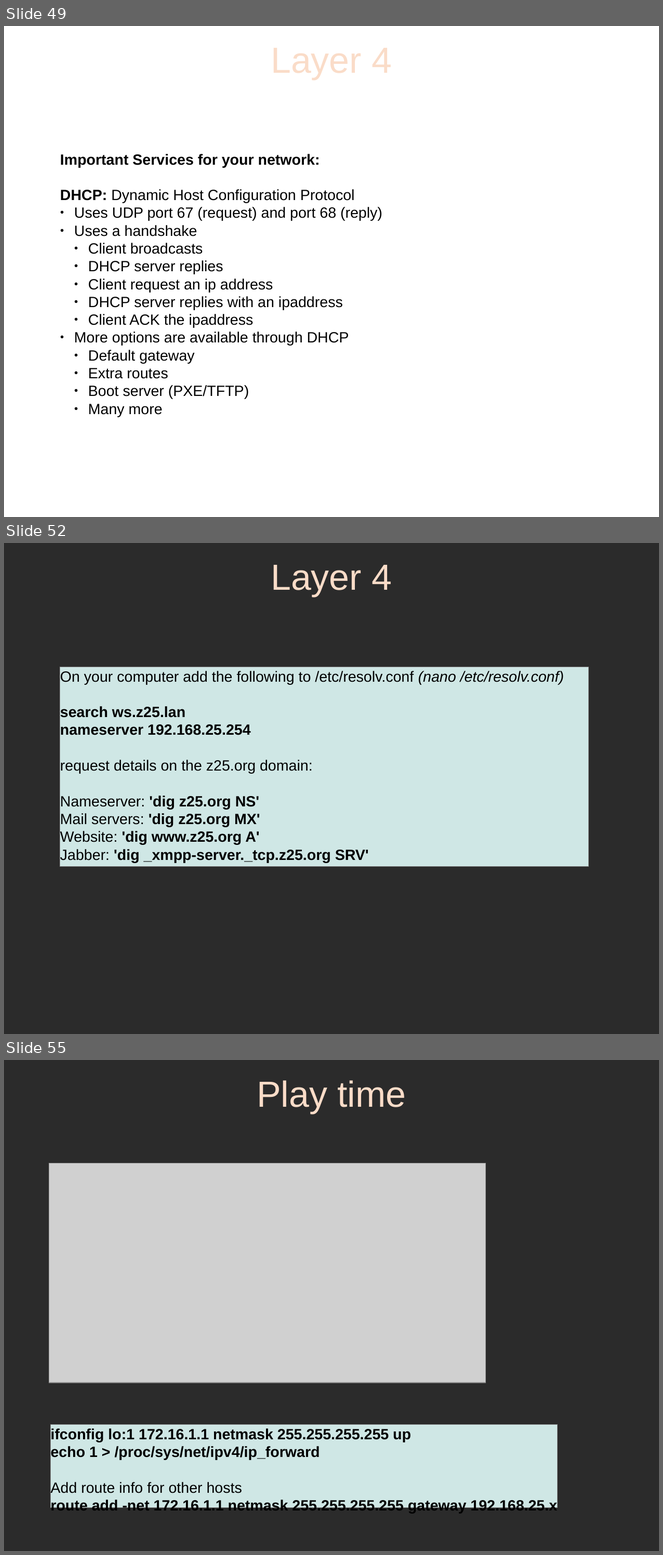
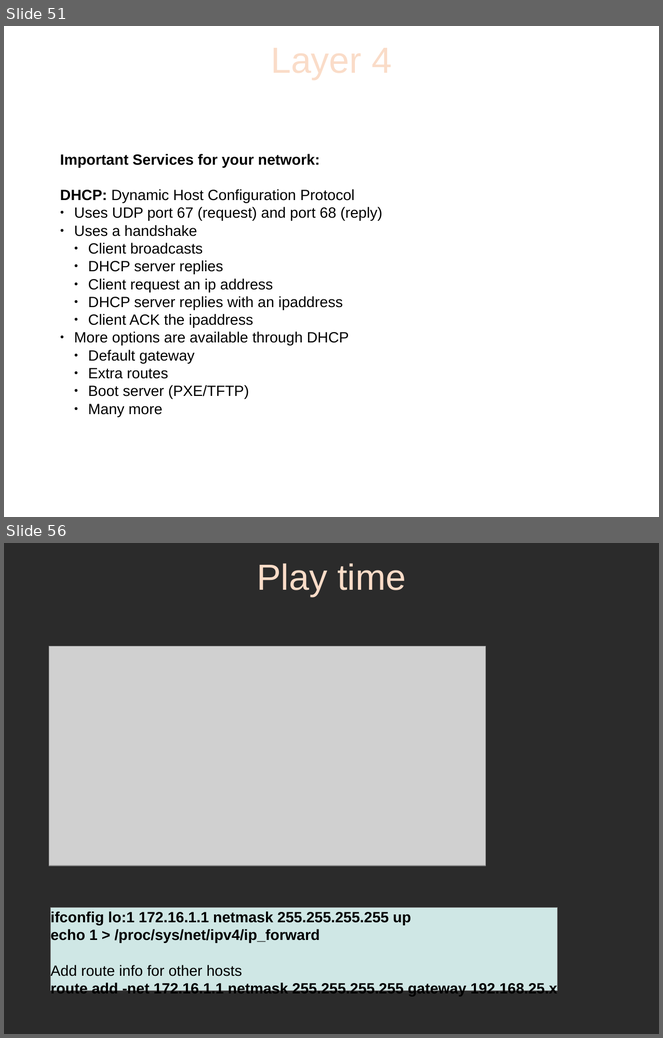
Before and after one commit to sphaero/workshops, a slide deck: Networking/presentation.odp. Shown one above the other, each under a label of ours: slides 49, 52 and 55 before the commit, slides 51 and 56 after it; the slides between them are not shown. The pictures are 663x1555 and 663x1038 pixels, drawn with LibreOffice and Linux fonts; fonts in the diff are those of the drawing; grey boxes stand for pictures; background and template pictures are left out; a plain dark background stands for a picture behind light text. Boxes give left, top, right and bottom in pixels: in the first picture for what was removed or moved away, otherwise in the second. Text is boxed around its words. In the diff, an @@ line names an element or a change of style, - is before the commit and + after.

```diff
--- a/Networking/presentation.odp
+++ b/Networking/presentation.odp
@@ slide 52 removed at (4, 543, 659, 1034), background picture (left out) @@
@@ title removed at (271, 565, 392, 597) @@
-Layer 4
@@ rectangle removed at (60, 667, 589, 867) @@
-On your computer add the following to /etc/resolv.conf (nano /etc/resolv.conf)
-search ws.z25.lan
-nameserver 192.168.25.254
-request details on the z25.org domain:
-Nameserver: 'dig z25.org NS'
-Mail servers: 'dig z25.org MX'
-Website: 'dig www.z25.org A'
-Jabber: 'dig _xmpp-server._tcp.z25.org SRV'
@@ what was slide 49 is now slide 51 @@
@@ what was slide 55 is now slide 56 @@
```
Also in this commit, not shown: 15 slides changed, 16 slides added, 10 other slides removed, 5 other files.
